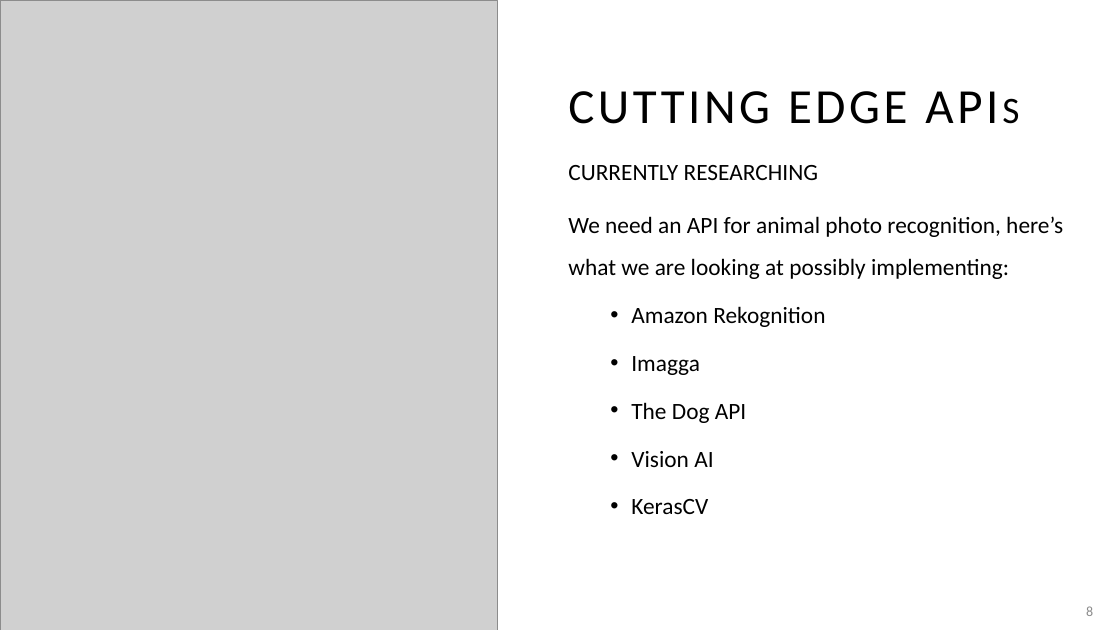
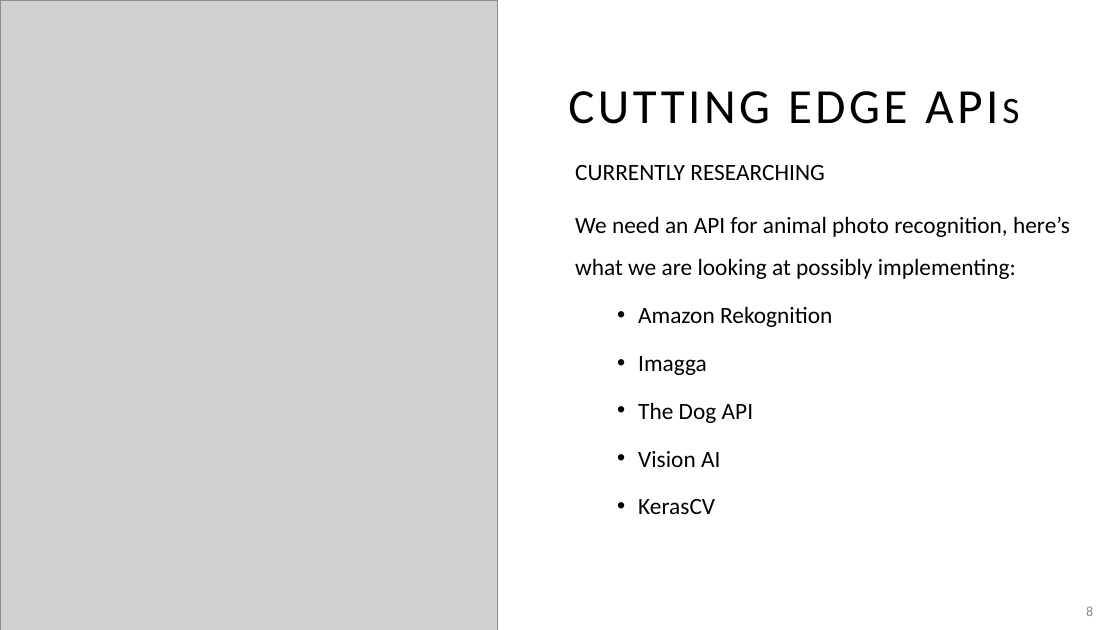
Before and after one commit to adriaonline/CPT200SP24-Team1, a slide deck: slide 8 of Phase 1 - Presentation.pptx. Drawn at 1120x630 pixels with LibreOffice and Linux fonts; fonts in the diff are those of the drawing; grey boxes stand for pictures. Boxes give left, top, right and bottom in pixels: in the first picture for what was removed or moved away, otherwise in the second. Text is boxed around its words. In the diff, an @@ line names an element or a change of style, - is before the commit and + after.

```diff
--- a/Phase 1 - Presentation.pptx
+++ b/Phase 1 - Presentation.pptx
@@ text "CURRENTLY RESEARCHING": place and size @@
-text "CURRENTLY RESEARCHING" at <box>568,165,1063,514</box>
+text "CURRENTLY RESEARCHING" at <box>575,165,1070,514</box>
```
Also in this commit, not shown: 4 other slides changed.
